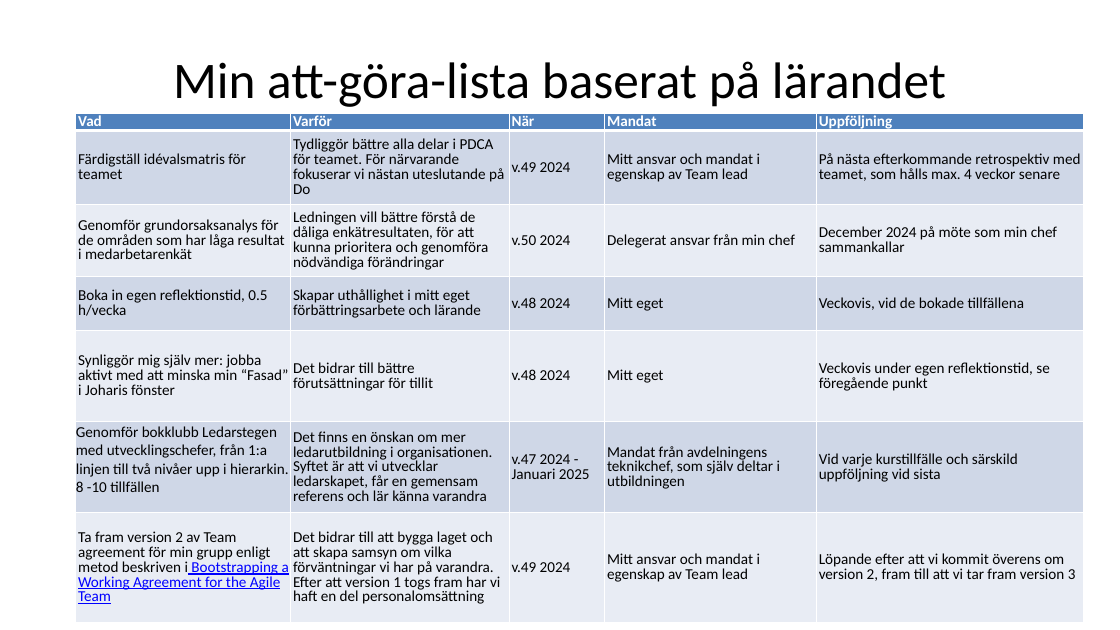
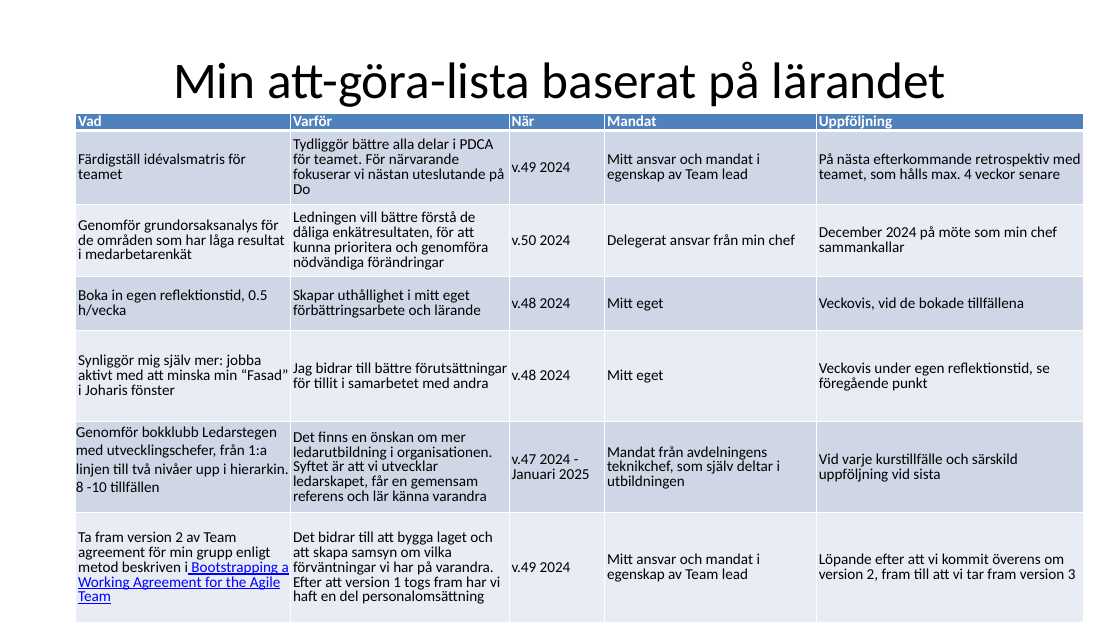
Before and after one commit to lurra/lean, a slide deck: slide 4 of examination/perh-ledar-A3.pptx. Drawn at 1120x630 pixels with LibreOffice and Linux fonts; fonts in the diff are those of the drawing. Boxes give left, top, right and bottom in pixels: in the first picture for what was removed or moved away, otherwise in the second. Text is boxed around its words. In the diff, an @@ line names an element or a change of style, - is before the commit and + after.

Commit message:
Tillägg till 1:a mail till Andreas av examinationsuppgiften

```diff
--- a/examination/perh-ledar-A3.pptx
+++ b/examination/perh-ledar-A3.pptx
@@ table at [76,113,1084,608] @@
-row 5, column 2: Det bidrar till bättre förutsättningar för tillit
+row 5, column 2: Jag bidrar till bättre förutsättningar för tillit i samarbetet med andra
```
Also in this commit, not shown: 3 other slides changed, 1 other file.
